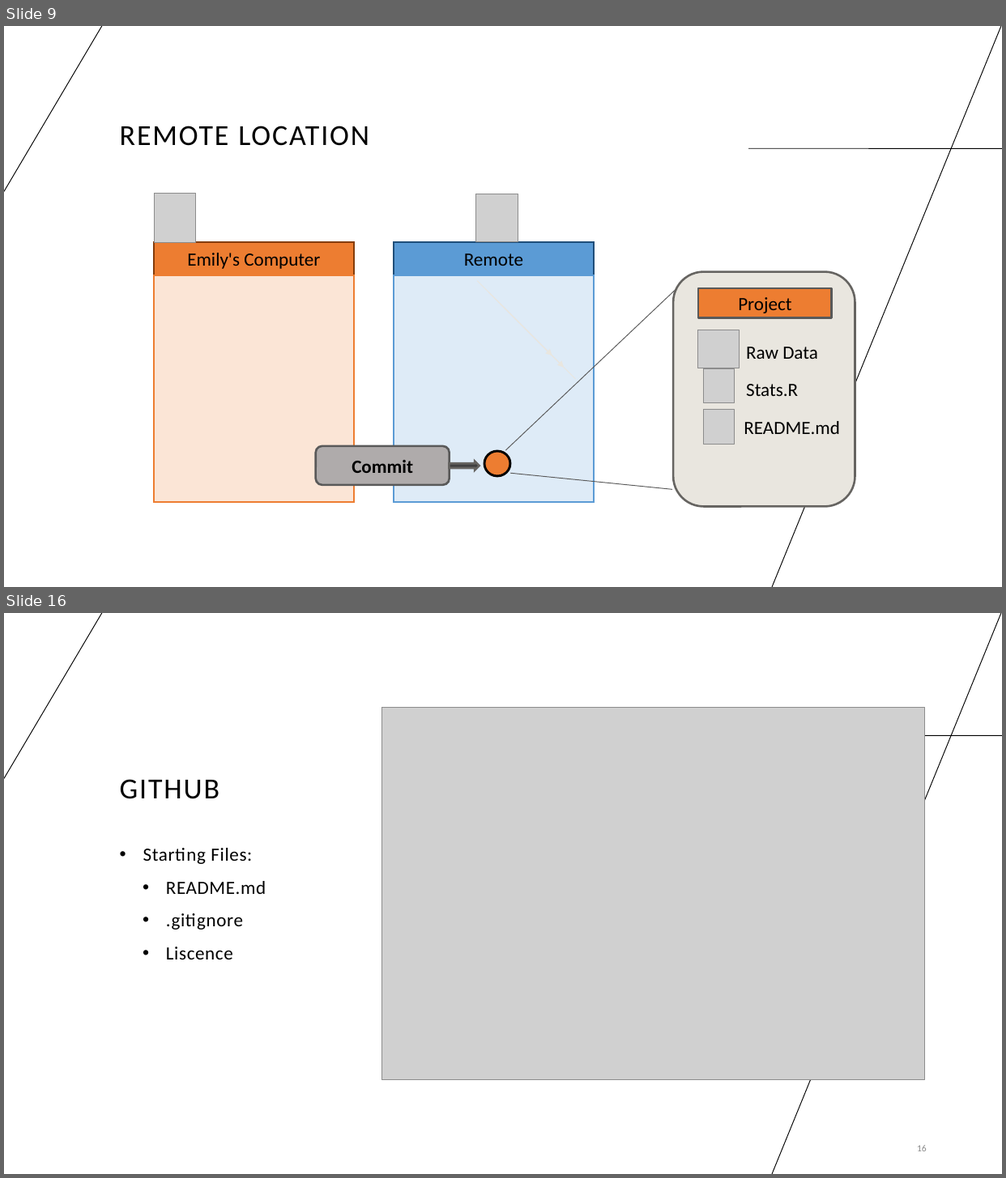
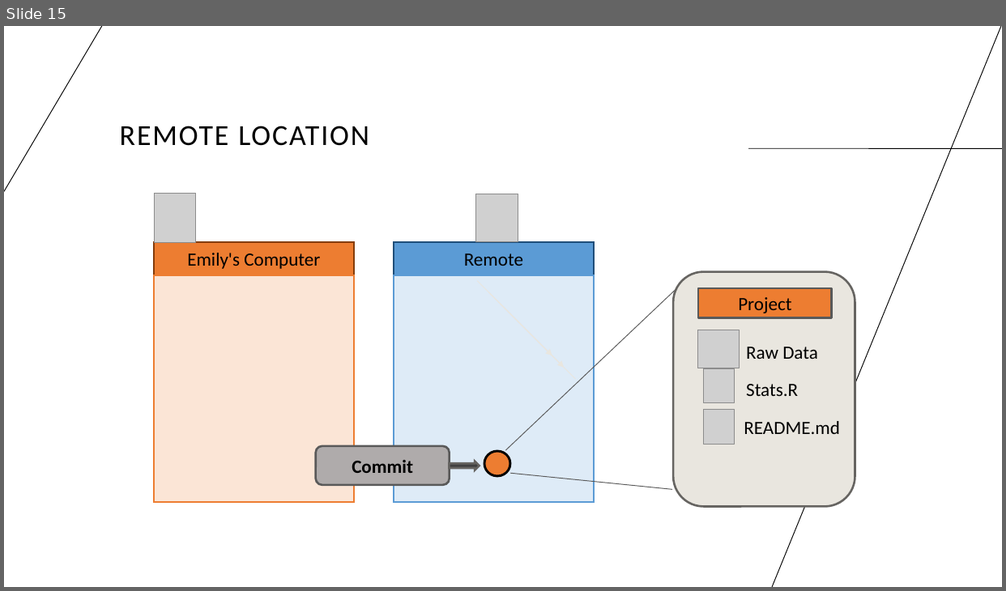
Before and after one commit to cassandra-hui/GitHub-Workshop, a slide deck: Day_1.pptx. Shown one above the other, each under a label of ours: slides 9 and 16 before the commit, slide 15 after it; the slides between them are not shown. The pictures are 1006x1178 and 1006x591 pixels, drawn with LibreOffice and Linux fonts; fonts in the diff are those of the drawing; grey boxes stand for pictures. Boxes give left, top, right and bottom in pixels: in the first picture for what was removed or moved away, otherwise in the second. Text is boxed around its words. In the diff, an @@ line names an element or a change of style, - is before the commit and + after.

```diff
--- a/Day_1.pptx
+++ b/Day_1.pptx
@@ slide 16 removed at (x1=4, y1=613, x2=1002, y2=1174), background #FFFFFF; not listed: 3 template elements that a slide beside it also shows @@
@@ picture removed at (x1=381, y1=707, x2=925, y2=1080) @@
@@ title removed at (x1=120, y1=779, x2=219, y2=799) @@
-GITHUB
@@ text removed at (x1=143, y1=848, x2=266, y2=960) @@
-  • Starting Files:
-    • README.md
-    • .gitignore
-    • Liscence
@@ page number removed at (x1=917, y1=1145, x2=927, y2=1152) @@
-16
@@ what was slide 9 is now slide 15 @@
```
Also in this commit, not shown: 15 slides changed, 10 slides added, 1 other slide removed, 5 other files.
